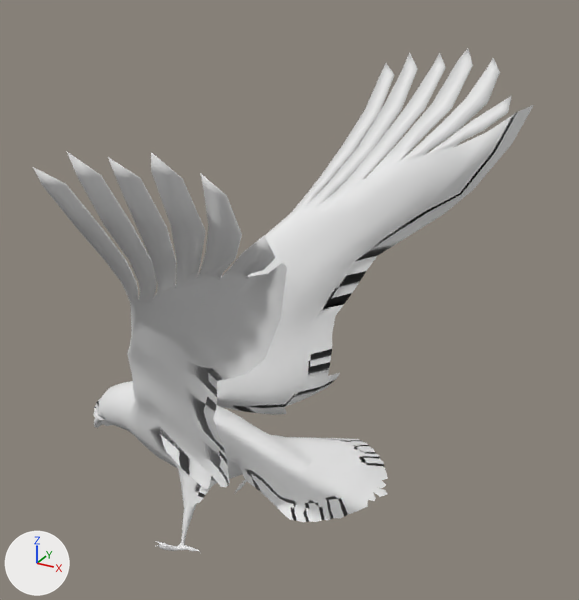
What one commit did to the FBX model Assets/3D Models/Animals/Ravenfbx.fbx.
Camera for both pictures: a 50 mm lens placed at (14.9, -22.0, 17.0), pointed at (2.0, 1.3, 5.3). The axes (+X, +Y, +Z) are drawn at lower left. The lights are the same throughout. The picture after the commit comes second. Where no turn or scale is listed for an object, it has been applied to the vertices.

The scene before the commit, as lines of its bpy script (objects in view):
```python
me_cylinder_005 = bpy.data.meshes.new('Cylinder.005')
me_cylinder_005.from_pydata(...)  # 2522 vertices, 2567 faces; spans x -6.9..8.1, y -10.0..10.0, z -4.9..13.4
# faces by material slot: [116, 2050, 202, 165, 34]
me_cylinder_005.materials.append(mat_material_020)  # white #e7e7e7
me_cylinder_005.materials.append(mat_material_009)  # white #e7e7e7
me_cylinder_005.materials.append(mat_material_010)  # white #e7e7e7
me_cylinder_005.materials.append(mat_material_024)  # white #e7e7e7
me_cylinder_005.materials.append(mat_material_002)  # white #e7e7e7
ob_cylinder_003 = bpy.data.objects.new('Cylinder.003', me_cylinder_005)
ob_cylinder_003.location = (0.0, 0.0, 0.0)
```
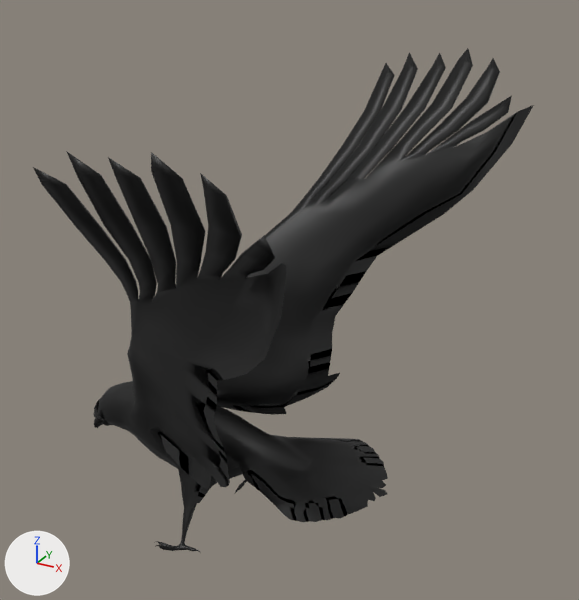
Edits to the bpy script that builds the scene:
```text
Add mat_material_003:
    mat_material_003 = principled_material('Material.003')
    mat_material_003.base_color = (0.0, 0.0, 0.0)  # black #000000
Change me_cylinder_005:
    where me_cylinder_005.from_pydata(...)  # 2522 vertices, 2567 faces; spans x -6.9..8.1, y -10.0..10.0, z -4.9..13.4
    used by ob_cylinder_003; location = (0.0, 0.0, 0.0)
    remove me_cylinder_005.materials.append(mat_material_024)  # white #e7e7e7
    remove me_cylinder_005.materials.append(mat_material_002)  # white #e7e7e7
    me_cylinder_005 part 1: all 116 faces that had it switch from mat_material_020 (white #e7e7e7) to mat_material_003 (black #000000)
    me_cylinder_005 part 2: all 2050 faces that had it switch from mat_material_009 (white #e7e7e7) to mat_material_003 (black #000000)
    me_cylinder_005 part 3: all 202 faces that had it switch from mat_material_010 (white #e7e7e7) to mat_material_003 (black #000000)
```

Location of each change, (x1, y1, x2, y2) in pixels of the pictures (579 x 600 px):
part 1 of me_cylinder_005, recoloured
    both: (94, 417, 104, 428)
part 2 of me_cylinder_005, recoloured (white to black)
    both: (33, 48, 517, 552)
part 3 of me_cylinder_005, recoloured
    both: (93, 105, 534, 522)
